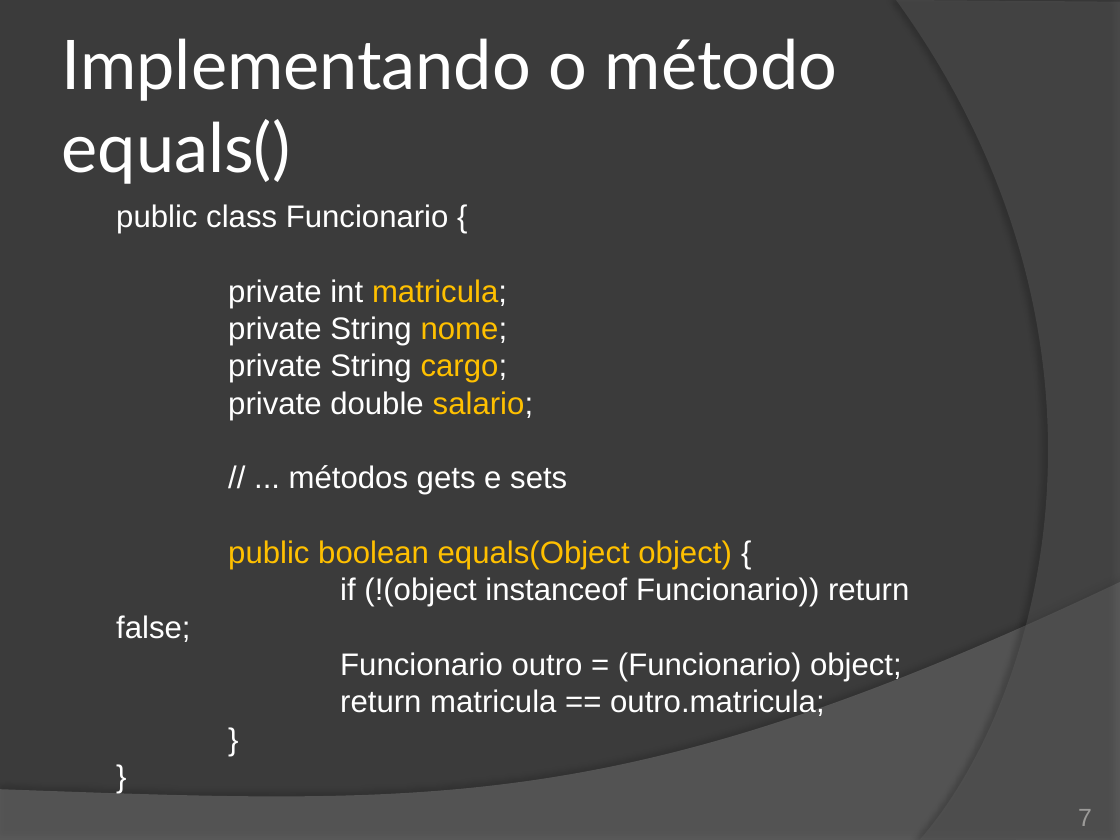
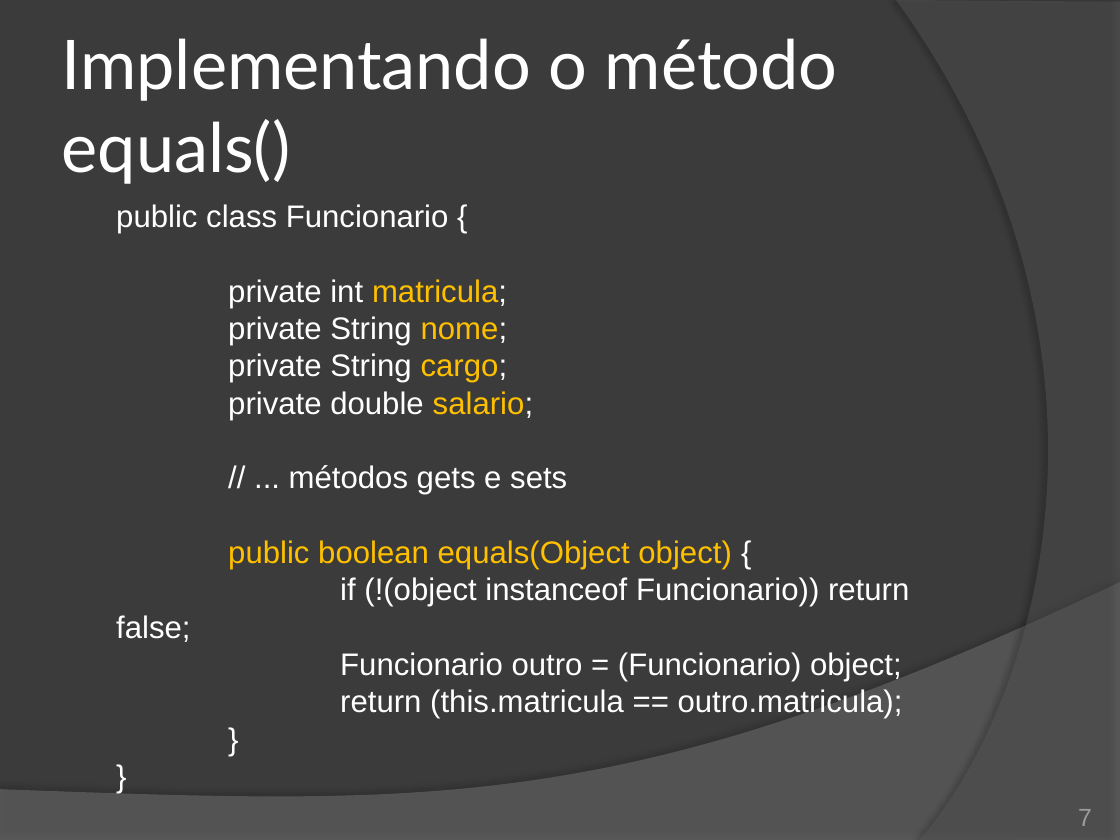
Before and after one commit to duchesqui/slzvieira-training, a slide deck: slide 7 of 2-Java-Programmer-Modulo-II/09.Capitulo03.pptx. Drawn at 1120x840 pixels with LibreOffice and Linux fonts; fonts in the diff are those of the drawing. Boxes give left, top, right and bottom in pixels: in the first picture for what was removed or moved away, otherwise in the second. Text is boxed around its words. In the diff, an @@ line names an element or a change of style, - is before the commit and + after.

```diff
--- a/2-Java-Programmer-Modulo-II/09.Capitulo03.pptx
+++ b/2-Java-Programmer-Modulo-II/09.Capitulo03.pptx
@@ text at [340, 689, 903, 719]: text changed @@
-return matricula == outro.matricula;
+return (this.matricula == outro.matricula);
```
Also in this commit, not shown: 4 other slides changed, 9 slides added, 1 slide removed, 5 other files.
